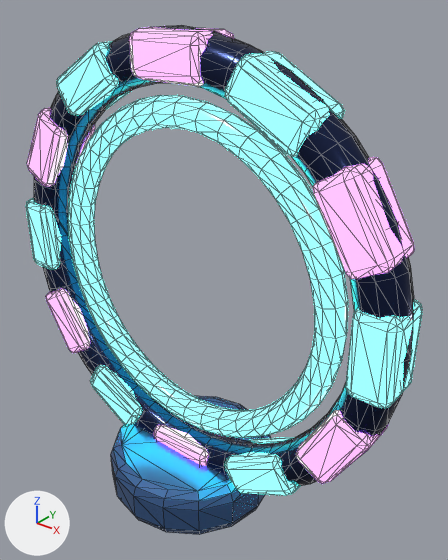
The glTF model game/models/exit_portal.glb as it was, and as the next commit left it.
The view is the same before and after, from a 50 mm camera at (2.9, -3.19, 2.07) aimed at (0.19, 0.2, -0.03). Every picture has the same lights, and +X, +Y and +Z are marked at lower left. The older version comes first. Mesh edges are drawn as thin lines. Where no turn or scale is listed for an object, it has been applied to the vertices.

The first picture shows 'exit_portal_MobileMesh'.
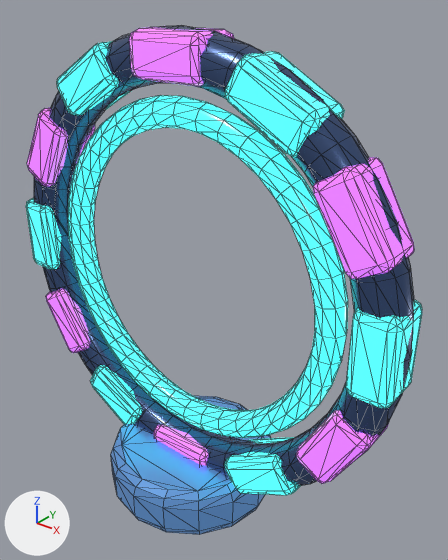
Where the change shows, as pixel boxes [x1, y1, x2, y2] in the pictures (448 x 560 px):
'exit_portal_MobileMesh', recoloured, surface changed
    both: [26, 26, 422, 534]

The change in detail:
In material 'Aurora Cyan' (mat_aurora_cyan), emission_color goes from (0.0842, 1.0, 0.821) (cyan #52ffea) to (0.0694, 1.0, 0.861) (cyan #4affef).
In material 'Aurora Cyan' (mat_aurora_cyan), emission_strength goes from 3.8 to 1.152.
Material 'Midnight Metal' (mat_midnight_metal) changes colour from dark blue #212c50 to dark blue #384b6f; in linear values from (0.015, 0.025, 0.08) to (0.04, 0.07, 0.16).
In material 'Midnight Metal' (mat_midnight_metal), roughness goes from 0.18 to 0.25.
In material 'Midnight Metal' (mat_midnight_metal), emission_color is now set to (0.0096, 0.0168, 0.0384), dark blue #192337.
In material 'Midnight Metal' (mat_midnight_metal), emission_strength is now set to 1.0.
Material 'Aurora Violet' (mat_aurora_violet) changes colour from purple #c476ff to purple #b561ea; in linear values from (0.55, 0.18, 1.0) to (0.46, 0.12, 0.82).
In material 'Aurora Violet' (mat_aurora_violet), emission_color goes from (0.55, 0.18, 1.0) (purple #c476ff) to (0.561, 0.146, 1.0) (purple #c56bff).
In material 'Aurora Violet' (mat_aurora_violet), emission_strength goes from 2.6 to 1.066.
Material 'Aurora Alloy' (mat_aurora_alloy) changes colour from blue #5076ad to blue #5d8bc4; in linear values from (0.08, 0.18, 0.42) to (0.11, 0.26, 0.55).
In material 'Aurora Alloy' (mat_aurora_alloy), metallic goes from 0.7 to 0.62.
In material 'Aurora Alloy' (mat_aurora_alloy), roughness goes from 0.2 to 0.25.
In material 'Aurora Alloy' (mat_aurora_alloy), emission_color is now set to (0.0418, 0.0988, 0.209), blue #3a597e.
In material 'Aurora Alloy' (mat_aurora_alloy), emission_strength is now set to 1.0.
